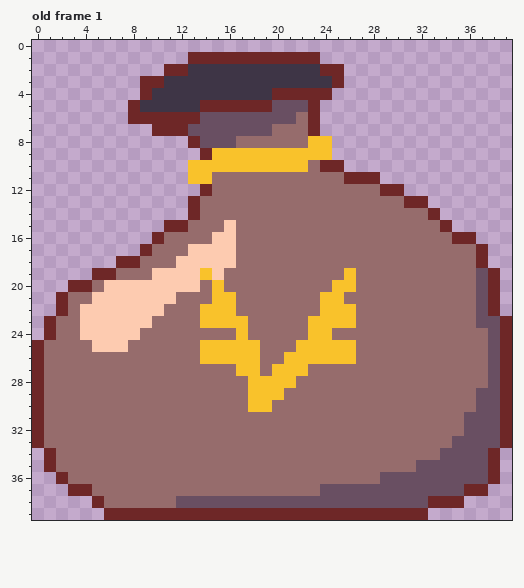
Edited in one commit: pixel-art file (Assets/Sprite/Ase/bag.ase). The picture above is the old version.
40x40 pixels, 1 frame. Shown: old frame 1. The commit also changed other frames, which this record leaves out.
Now the later version:
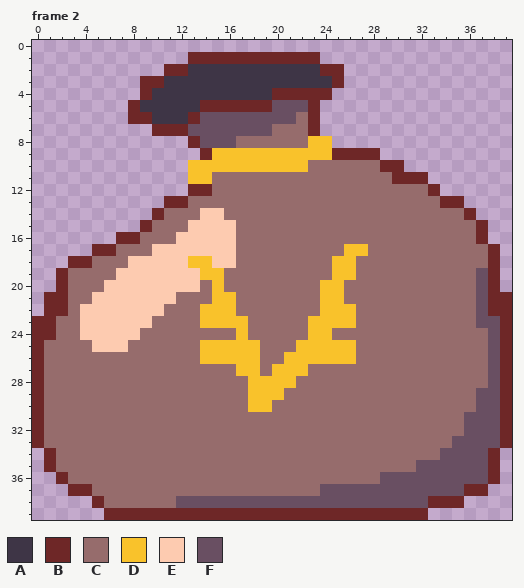
Palette (. is transparent): A #3e3546  B #6e2727  C #966c6c  D #f9c22b  E #fdcbb0  F #694f62
A new or re-ordered frame is compared with the old frame closest to it.
Diff:
frames 1 -> 6
--- frame 2 is new; against old frame 1
@@ x 0..39 @@
  5 ........BAAAAABBBBBBFFFB................
- 6 ........BBBBBBFFFFFFFFCB................
+ 6 ........BBAAABFFFFFFFFCB................
  7 ..........BBBFFFFFFFCCCB................
  8 .............BFFFCCCCCCDD...............
- 9 ..............BDDDDDDDDDD...............
-10 .............DDDDDDDDDDCBB..............
-11 .............DDCCCCCCCCCCCBBB...........
-12 ..............BCCCCCCCCCCCCCCBB.........
-13 .............BCCCCCCCCCCCCCCCCCBB.......
-14 .............BCCCCCCCCCCCCCCCCCCCB......
-15 ...........BBCCCECCCCCCCCCCCCCCCCCB.....
-16 ..........BCCCCEECCCCCCCCCCCCCCCCCCBB...
-17 .........BCCCEEEECCCCCCCCCCCCCCCCCCCCB..
-18 .......BBCCCEEEEECCCCCCCCCCCCCCCCCCCCB..
-19 .....BBCCCEEEEDECCCCCCCCCCDCCCCCCCCCCFB.
-20 ...BBCEEEEEEEECDCCCCCCCCCDDCCCCCCCCCCFB.
-21 ..BCCEEEEEEECCCDDCCCCCCCDDCCCCCCCCCCCFB.
-22 ..BCEEEEEEECCCDDDCCCCCCCDDDCCCCCCCCCCFB.
-23 .BCCEEEEEECCCCDDDDCCCCCDDDDCCCCCCCCCCFFB
-24 .BCCEEEEECCCCCCCCDCCCCCDDCCCCCCCCCCCCCFB
+ 9 ..............BDDDDDDDDDDBBBB...........
+10 .............DDDDDDDDDDCCCCCCBB.........
+11 .............DDCCCCCCCCCCCCCCCBBB.......
+12 .............BBCCCCCCCCCCCCCCCCCCB......
+13 ...........BBCCCCCCCCCCCCCCCCCCCCCBB....
+14 ..........BCCCEECCCCCCCCCCCCCCCCCCCCB...
+15 .........BCCCEEEECCCCCCCCCCCCCCCCCCCCB..
+16 .......BBCCCEEEEECCCCCCCCCCCCCCCCCCCCB..
+17 .....BBCCCEEEEEEECCCCCCCCCDDCCCCCCCCCCB.
+18 ...BBCCCEEEEEDDEECCCCCCCCDDCCCCCCCCCCCB.
+19 ..BCCCCEEEEEEEDDCCCCCCCCCDDCCCCCCCCCCFB.
+20 ..BCCCEEEEEEEECDCCCCCCCCDDCCCCCCCCCCCFB.
+21 .BBCCEEEEEEECCCDDCCCCCCCDDCCCCCCCCCCCFBB
+22 .BBCEEEEEEECCCDDDCCCCCCCDDDCCCCCCCCCCFBB
+23 BBCCEEEEEECCCCDDDDCCCCCDDDDCCCCCCCCCCFFB
+24 BBCCEEEEECCCCCCCCDCCCCCDDCCCCCCCCCCCCCFB
 25 BCCCCEEECCCCCCDDDDDCCCDDDDDCCCCCCCCCCCFB
Pixel boxes of the changes (left, top, right, bottom) in both pictures:
changed: (152, 112, 188, 124)
changed: (320, 148, 512, 316)
changed: (32, 184, 224, 340)
